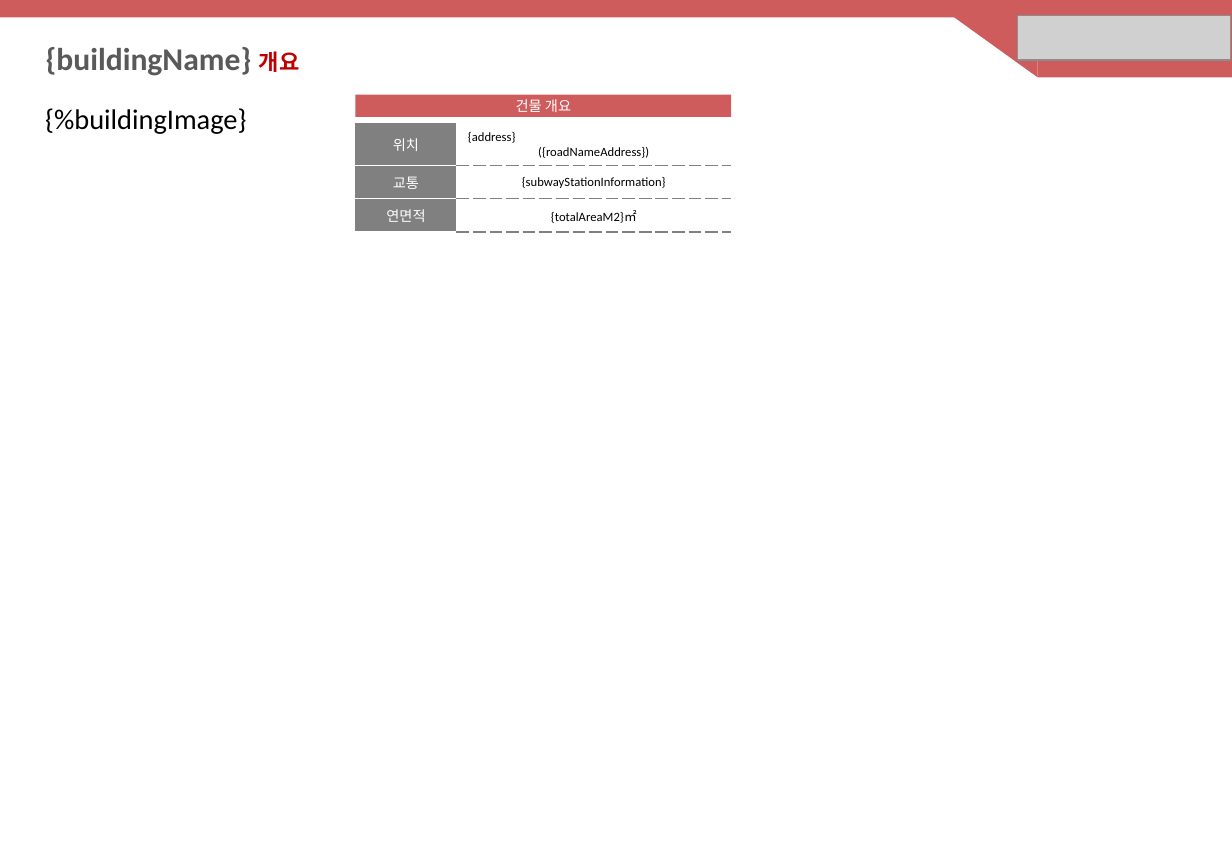
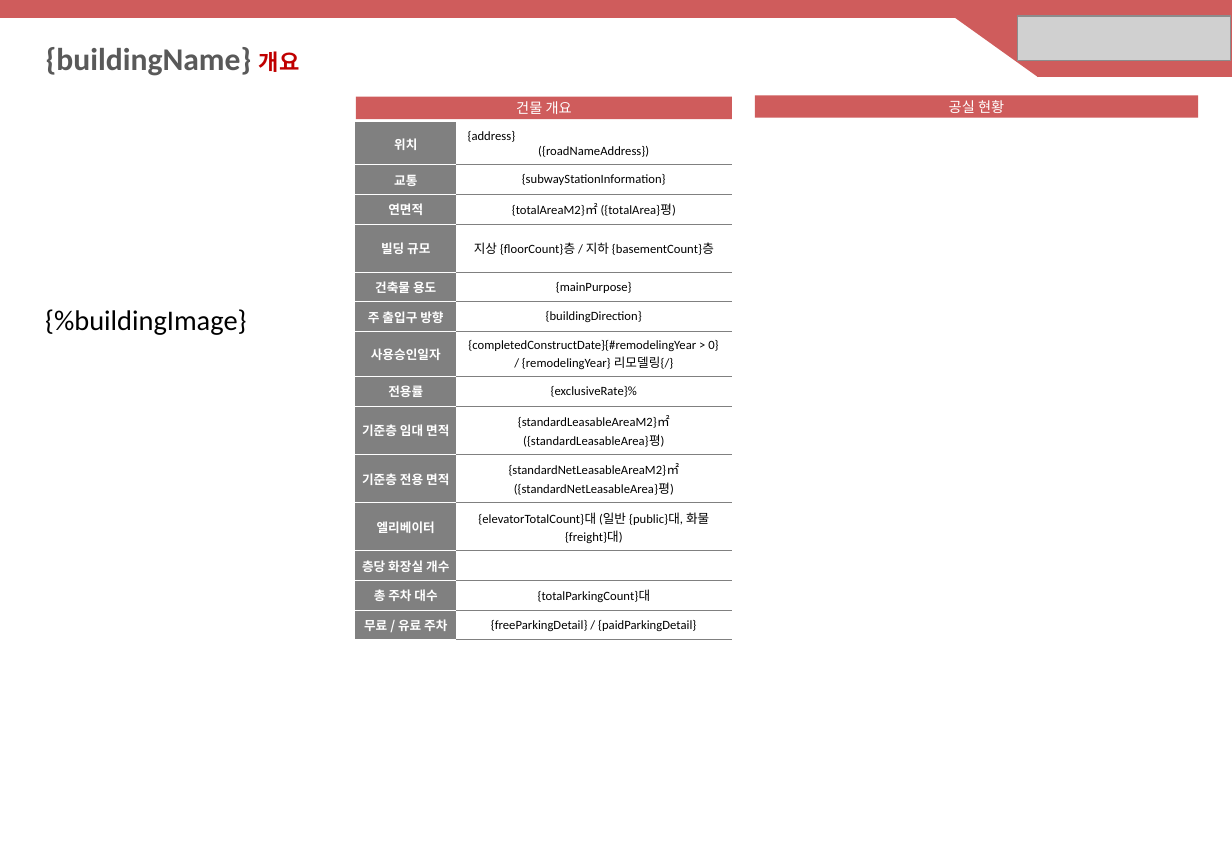
Before and after one commit to fedaykin-rsquare/docxtemplater-test, a slide deck: slide 1 of test-output-file.pptx. Drawn at 1232x853 pixels with LibreOffice and Linux fonts; fonts in the diff are those of the drawing; grey boxes stand for pictures. Boxes give left, top, right and bottom in pixels: in the first picture for what was removed or moved away, otherwise in the second. Text is boxed around its words. In the diff, an @@ line names an element or a change of style, - is before the commit and + after.

```diff
--- a/test-output-file.pptx
+++ b/test-output-file.pptx
@@ text "{%buildingImage}": place and size @@
-text "{%buildingImage}" at (45,108,246,134)
+text "{%buildingImage}" at (45,309,246,335)
@@ rectangle added at (755,96,1199,118), fill #CF5C5C, 9 pt, text #FFFFFF @@
+공실 현황
@@ table at (356,122,733,635) @@
-row 3: 연면적 | {totalAreaM2}㎡
+row 3: 연면적 | {totalAreaM2}㎡ ({totalArea}평)
+row 4: 빌딩 규모 | 지상 {floorCount}층 / 지하 {basementCount}층
+row 5: 건축물 용도 | {mainPurpose}
+row 6: 주 출입구 방향 | {buildingDirection}
+row 7: 사용승인일자 | {completedConstructDate}{#remodelingYear > 0} / {remodelingYear} 리모델링{/}
+row 8: 전용률 | {exclusiveRate}%
+row 9: 기준층 임대 면적 | {standardLeasableAreaM2}㎡ ({standardLeasableArea}평)
+row 10: 기준층 전용 면적 | {standardNetLeasableAreaM2}㎡ ({standardNetLeasableArea}평)
+row 11: 엘리베이터 | {elevatorTotalCount}대 (일반 {public}대, 화물 {freight}대)
+row 12: 층당 화장실 개수 | 
+row 13: 총 주차 대수 | {totalParkingCount}대
+row 14: 무료 / 유료 주차 | {freeParkingDetail} / {paidParkingDetail}
```
Also in this commit, not shown: 2 other files.
